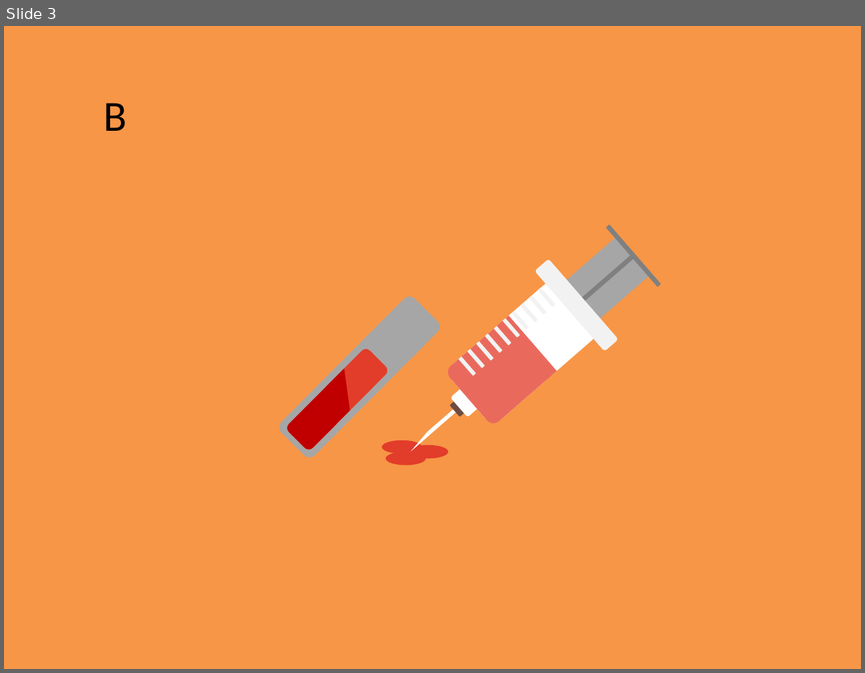
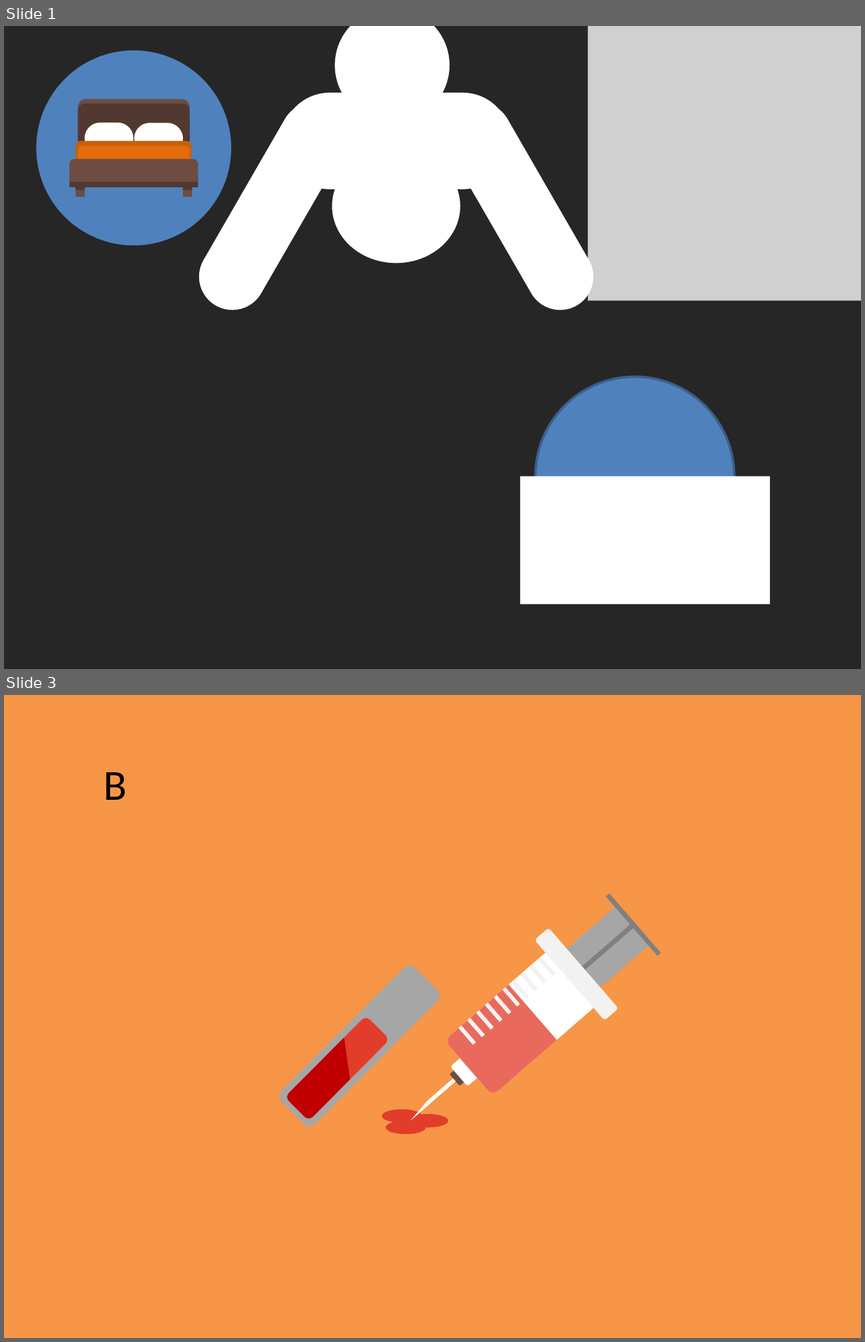
Before and after one commit to gustavogitzel/Discussex, a slide deck: Rascunhos/Imagens IST.pptx. Shown one above the other, each under a label of ours: slide 3 before the commit, slides 1 and 3 after it; the slides between them are not shown. The pictures are 865x673 and 865x1342 pixels, drawn with LibreOffice and Linux fonts; fonts in the diff are those of the drawing; grey boxes stand for pictures. Boxes give left, top, right and bottom in pixels: in the first picture for what was removed or moved away, otherwise in the second. Text is boxed around its words. In the diff, an @@ line names an element or a change of style, - is before the commit and + after.

```diff
--- a/Rascunhos/Imagens IST.pptx
+++ b/Rascunhos/Imagens IST.pptx
@@ slide 1 added at [4,26,861,669], background #262626 @@
@@ ellipse added at [334,26,449,123], fill #FFFFFF @@
@@ picture added at [587,26,861,300] @@
@@ rounded rectangle added at [187,90,360,322], fill #FFFFFF @@
@@ rounded rectangle added at [281,93,511,190], fill #FFFFFF @@
@@ rounded rectangle added at [432,90,605,322], fill #FFFFFF @@
@@ ellipse added at [332,149,461,263], fill #FFFFFF @@
@@ group added at [37,51,231,246]: 8 rounded rectangles, 5 rectangles, 1 ellipse @@
@@ ellipse added at [535,376,734,575], fill #4F81BD, outline #3A5F8C 2 pt @@
@@ rectangle added at [520,476,769,603], fill #FFFFFF @@
@@ line added from (535, 476) to (734, 476), #4B7EBC 0.75 pt @@
```
Also in this commit, not shown: 1 slide changed, 1 slide removed, 2 other files.
